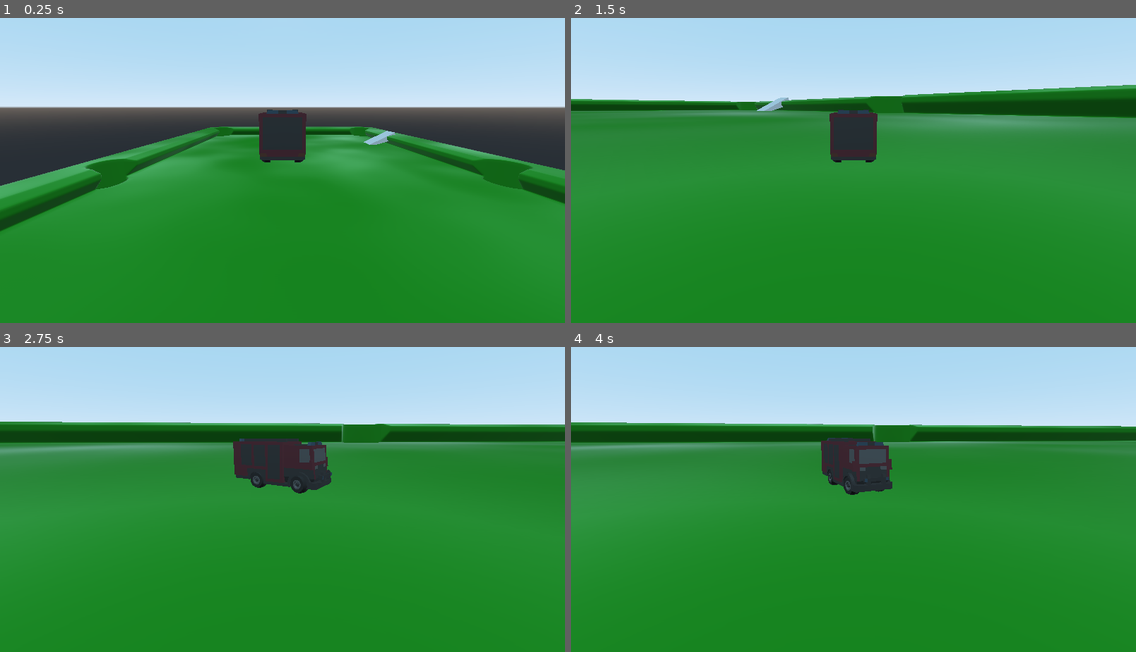
Above: before the commit, frames 1-4 (two rows, left to right).
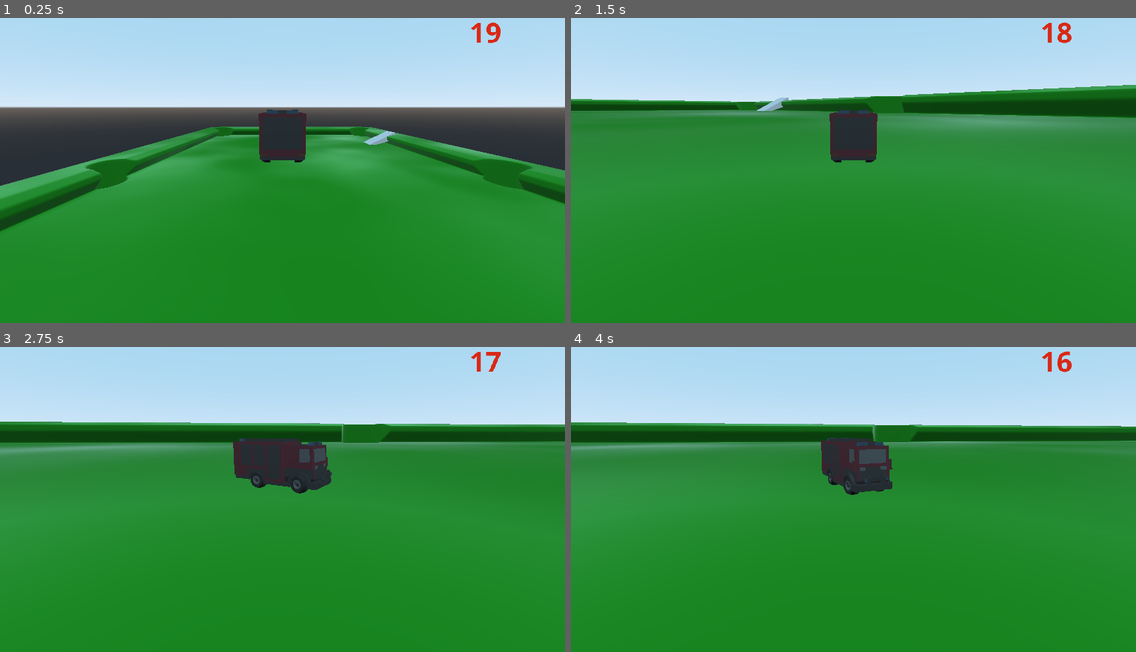
Above: after the commit, the same moments.

Repository: CycloPiStudio/Kinematic-car
Game: Godot game, scene res://principal.tscn
Same seed, same stepped clock (60 frames per second), same inputs: the game is played once before the commit and once after it.
Inputs:
- Up to frame 1 (0.25 s): no input
- Up to frame 2 (1.5 s): hold D (derecha) 0.53-1.28 s; hold W (acelerar) 0.53-1.28 s; hold A (izquierda) from 1.28 s (still down); tap S (frenar) at 1.35 s
- Up to frame 3 (2.75 s): release A (izquierda) at 2.03 s; hold D (derecha) from 2.03 s (still down); hold Space (señal) from 2.03 s (still down)
- Up to frame 4 (4 s): release Space (señal) at 2.78 s; tap W (acelerar) at 2.85 s; release D (derecha) at 3.53 s; hold A (izquierda) from 3.53 s (still down); hold S (frenar) from 3.53 s (still down)

The runs differ from the first frame. In frame 1, 0.2% of the frame differs, in the area x 83-89%, y 1-9%; in frame 2, 0.2%; in frame 3, 0.1%; in frame 4, 0.2%.
Error before the commit: Attempt to call function 'start' in base 'null instance' on a null instance. (res://principal.gd:11)

Commit message:
Add files via upload

Diff:
--- a/Kinematic_car/principal.gd
+++ b/Kinematic_car/principal.gd
@@ -4,18 +4,21 @@
 # Declare member variables here. Examples:
 # var a = 2
 # var b = "text"
-onready var label_tiempo = $CanvasLayer/Label
+onready var label_tiempo = $CanvasLayer/LabelTime
 
 # Called when the node enters the scene tree for the first time.
 func _ready():
-	$Timer.start()
+	$TimerLose.start(20)
 
 
 # Called every frame. 'delta' is the elapsed time since the previous frame.
 func _process(delta):
-	label_tiempo.set_text(str($Timer.time_left))
+	label_tiempo.set_text(str(int($TimerLose.time_left)))
 
 
-func _on_Timer_timeout():
-	print("you lose!!!!!")
-	get_tree().reload_current_scene()
+
+
+
+
+func _on_TimerLose_timeout():
+		get_tree().reload_current_scene()
